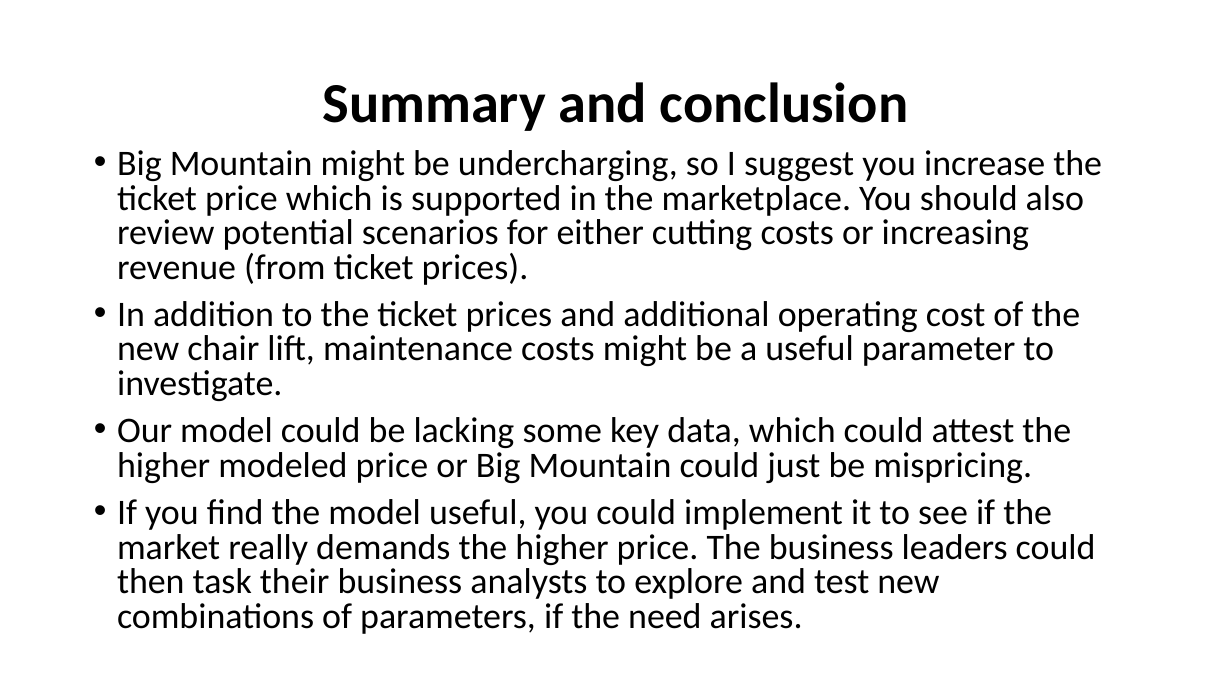
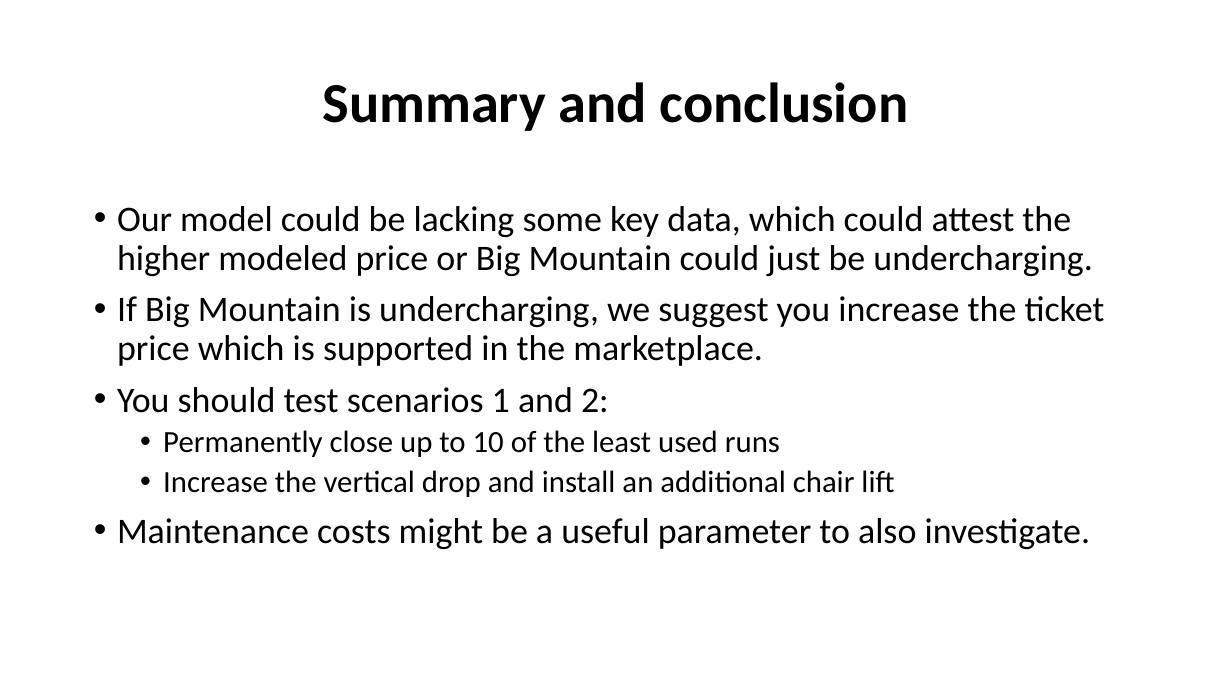
Before and after one commit to reneeylewis/Springboard-Projects, a slide deck: slide 10 of GuidedCapstone - Ski Resort/Step Seven - Slide Deck/Guided Capstone Slide Deck.pptx (slide 7 before the commit). Drawn at 1232x693 pixels with LibreOffice and Linux fonts; fonts in the diff are those of the drawing. Boxes give left, top, right and bottom in pixels: in the first picture for what was removed or moved away, otherwise in the second. Text is boxed around its words. In the diff, an @@ line names an element or a change of style, - is before the commit and + after.

```diff
--- a/GuidedCapstone - Ski Resort/Step Seven - Slide Deck/Guided Capstone Slide Deck.pptx
+++ b/GuidedCapstone - Ski Resort/Step Seven - Slide Deck/Guided Capstone Slide Deck.pptx
@@ text at (x1=117, y1=206, x2=1105, y2=549): text changed @@
-• Big Mountain might be undercharging, so I suggest you increase the ticket price which is supported in the marketplace. You should also review potential scenarios for either cutting costs or increasing revenue (from ticket prices).
-• In addition to the ticket prices and additional operating cost of the new chair lift, maintenance costs might be a useful parameter to investigate.
-• Our model could be lacking some key data, which could attest the higher modeled price or Big Mountain could just be mispricing.
-• If you find the model useful, you could implement it to see if the market really demands the higher price. The business leaders could then task their business analysts to explore and test new combinations of parameters, if the need arises.
+• Our model could be lacking some key data, which could attest the higher modeled price or Big Mountain could just be undercharging.
+• If Big Mountain is undercharging, we suggest you increase the ticket price which is supported in the marketplace.
+• You should test scenarios 1 and 2:
+  • Permanently close up to 10 of the least used runs
+  • Increase the vertical drop and install an additional chair lift
+• Maintenance costs might be a useful parameter to also investigate.
```
Also in this commit, not shown: 5 other slides changed, 3 slides added, 1 other file.
